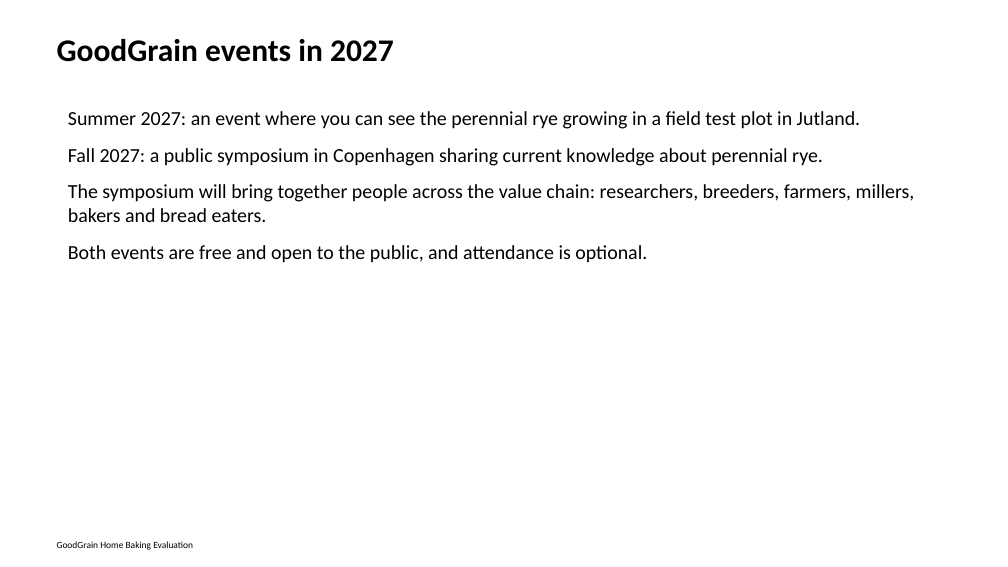
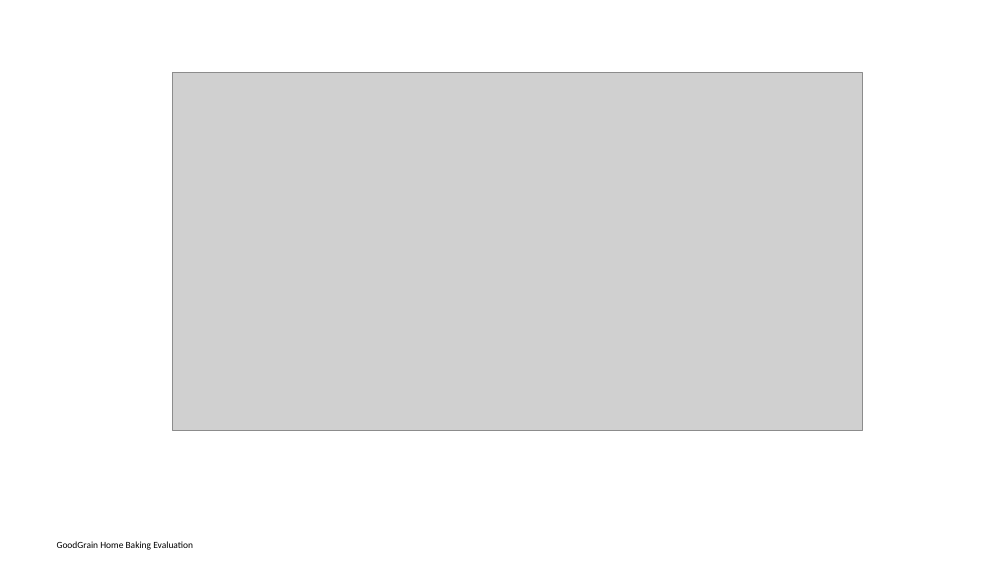
Before and after one commit to vanichols/GoodGrain, a slide deck: slide 23 of documents/informational sheet power point.pptx (slide 9 before the commit). Drawn at 1008x567 pixels with LibreOffice and Linux fonts; fonts in the diff are those of the drawing; grey boxes stand for pictures. Boxes give left, top, right and bottom in pixels: in the first picture for what was removed or moved away, otherwise in the second. Text is boxed around its words. In the diff, an @@ line names an element or a change of style, - is before the commit and + after.

```diff
--- a/documents/informational sheet power point.pptx
+++ b/documents/informational sheet power point.pptx
@@ text removed at (57, 39, 394, 62) @@
-GoodGrain events in 2027
@@ picture added at (172, 73, 862, 431) @@
@@ text removed at (68, 111, 915, 263) @@
-Summer 2027: an event where you can see the perennial rye growing in a field test plot in Jutland.
-Fall 2027: a public symposium in Copenhagen sharing current knowledge about perennial rye.
-The symposium will bring together people across the value chain: researchers, breeders, farmers, millers, bakers and bread eaters.
-Both events are free and open to the public, and attendance is optional.
```
Also in this commit, not shown: 14 other slides changed, 7 slides added, 1 slide removed, 4 other files.
